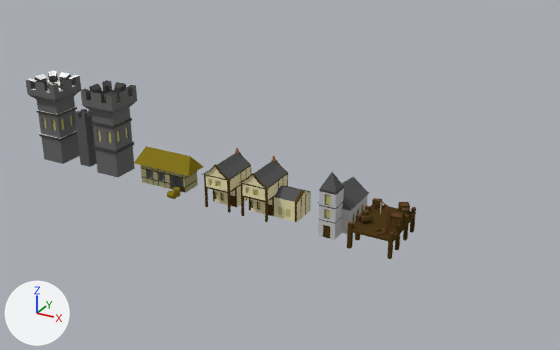
Two versions of the Blender file Procedural-Generation/Assets/Blender/Buildings.blend, one commit apart.
Camera for both pictures: a 50 mm camera at (15.7, -42.4, 23.9) aimed at (-7.9, 0.6, 2.4). Every picture has the same lights, and +X, +Y and +Z are marked at lower left.

Objects in the first picture: 'Church', 'Dock', 'FarmHouse', 'House_1', 'House_2', 'Keep', 'Keep_Snow', 'Wall'.
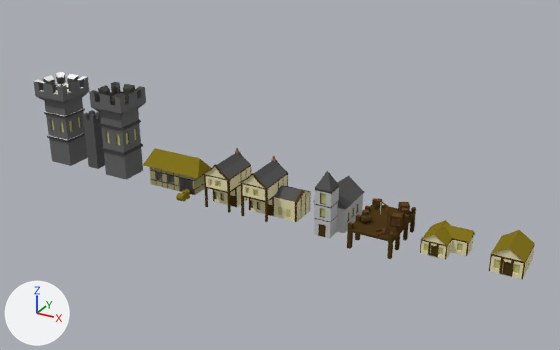
The newer file is also turned or shifted as a whole; pictures and numbers use the older file's frame.

Pixel boxes [x1, y1, x2, y2] of what changed, in the pictures (560 x 350 px):
'Keep', moved: before [81, 80, 137, 177]; after [89, 82, 146, 180]
'Keep_Snow', moved: before [26, 71, 81, 164]; after [34, 72, 89, 166]
'Church', moved: before [318, 172, 370, 240]; after [313, 171, 365, 238]
'FarmHouse', moved: before [134, 146, 203, 199]; after [143, 148, 211, 201]
'House_4', added (yellow): after [489, 230, 535, 280]
    faces in mat_thatch (yellow #867720): [490, 230, 535, 263]
    faces in mat_buildingmain (beige #ebe2b5): [490, 247, 534, 279]
    faces in mat_wood (brown #4e3b1b): [489, 244, 535, 280]
'House_3', added (yellow): after [420, 220, 475, 260]
    faces in mat_thatch (yellow #867720): [421, 220, 475, 246]
    faces in mat_buildingmain (beige #ebe2b5): [421, 235, 473, 259]
    faces in mat_wood (brown #4e3b1b): [420, 236, 473, 260]
'Wall', moved: before [75, 109, 97, 167]; after [83, 110, 105, 169]

The change in detail:
Mesh me_cube_008 is new.
It has 312 vertices, 300 faces and spans x -1.34..1.45, y -1.16..1.05, z 0.0..1.57.
Faces by material slot: [174, 5, 90, 31].
It uses material mat_buildingmain (beige #ebe2b5).
It uses material mat_window (yellow #c5c375).
It uses material mat_wood (brown #4e3b1b).
It uses material mat_thatch (yellow #867720).
Mesh me_cube_009 is new.
It has 245 vertices, 230 faces and spans x -1.0..1.0, y -1.27..1.38, z 0.0..1.87.
Faces by material slot: [138, 4, 72, 16].
It uses material mat_buildingmain (beige #ebe2b5).
It uses material mat_window (yellow #c5c375).
It uses material mat_wood (brown #4e3b1b).
It uses material mat_thatch (yellow #867720).
Object 'Church' (ob_church) moves from (-3.03, 0.0, 0.0) to (-3.36, 0.0, 0.0).
Object 'Keep_Snow' (ob_keep_snow) moves from (-27.6, 0.0, 0.0) to (-26.77, 0.0, 0.0).
Object 'FarmHouse' (ob_farmhouse) moves from (-16.98, 0.0, 0.0) to (-16.15, 0.0, 0.0).
Object 'Keep' (ob_keep) moves from (-22.07, 0.0, 0.0) to (-21.25, 0.0, 0.0).
Object 'Wall' (ob_wall) moves from (-24.79, 0.03, 0.0) to (-23.97, 0.03, 0.0).
Object 'House_3' (ob_house_3) is new; it shows me_cube_008.
Its location is (4.27, 0.0, 0.0).
Object 'House_4' (ob_house_4) is new; it shows me_cube_009.
Its location is (8.26, 0.0, 0.0).
